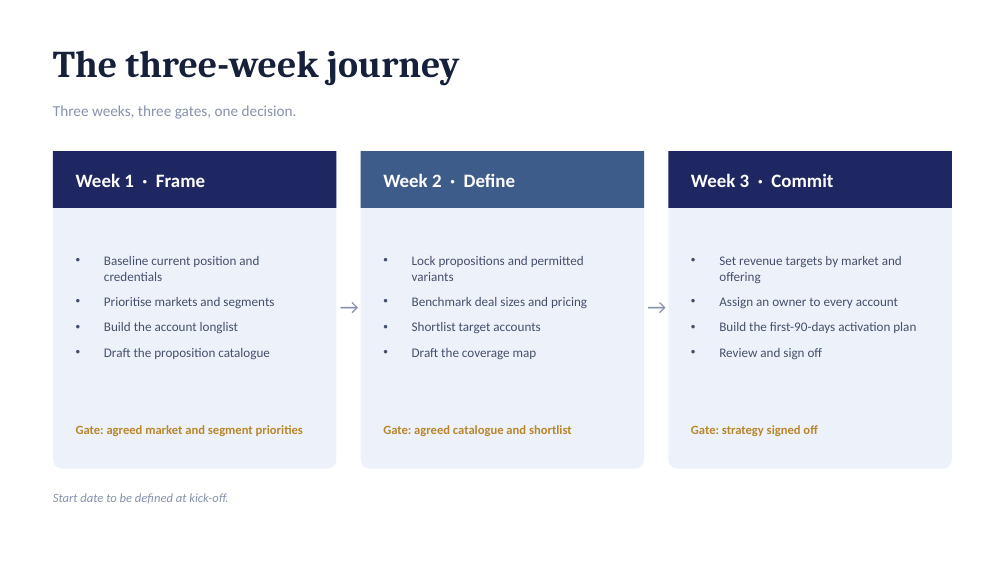
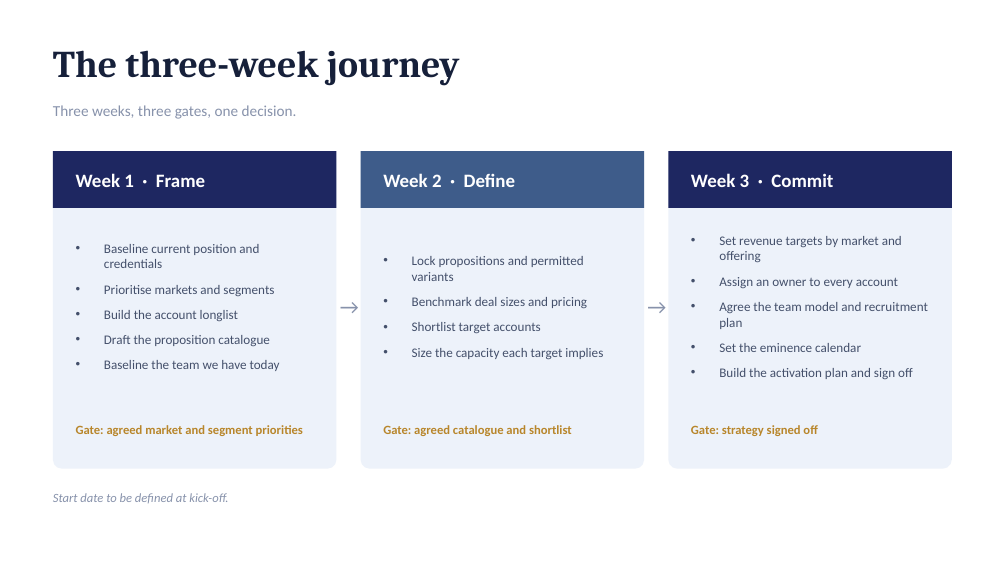
Before and after one commit to dhajjar-cyber/bae, a slide deck: slide 9 of FSI strategy/EAIND-FSI-Strategy-Development-Plan.pptx (slide 7 before the commit). Drawn at 1008x567 pixels with LibreOffice and Linux fonts; fonts in the diff are those of the drawing. Boxes give left, top, right and bottom in pixels: in the first picture for what was removed or moved away, otherwise in the second. Text is boxed around its words. In the diff, an @@ line names an element or a change of style, - is before the commit and + after.

```diff
--- a/FSI strategy/EAIND-FSI-Strategy-Development-Plan.pptx
+++ b/FSI strategy/EAIND-FSI-Strategy-Development-Plan.pptx
@@ text at (719,302,927,379): text changed @@
-• Build the first-90-days activation plan
-• Review and sign off
+• Agree the team model and recruitment plan
+• Set the eminence calendar
+• Build the activation plan and sign off
@@ text at (412,348,603,359): text changed @@
-• Draft the coverage map
+• Size the capacity each target implies
@@ text at (104,360,280,371): paragraph added @@
+• Baseline the team we have today
```
Also in this commit, not shown: 3 other slides changed, 2 slides added, 2 other files.
